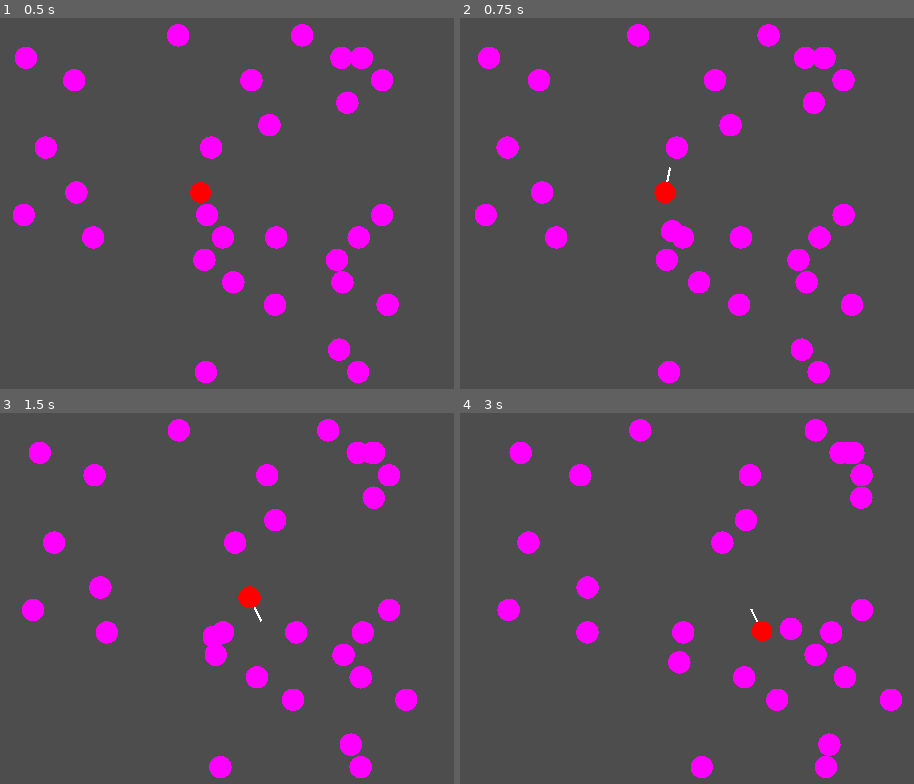
Above: before the commit, frames 1-4 (two rows, left to right).
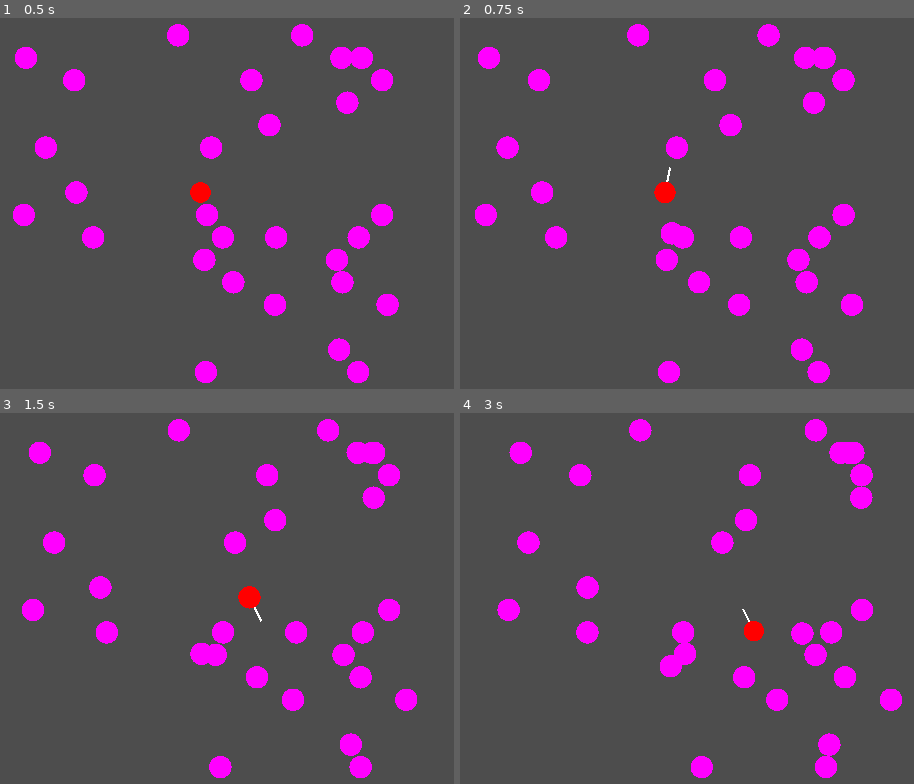
Above: after the commit, the same moments.

Repository: ralabate/cylinder-sorcerer
Game: Godot game, scene res://main.tscn
Same seed, same stepped clock (60 frames per second), same inputs: the game is played once before the commit and once after it.
Inputs:
- Up to frame 1 (0.5 s): no input
- Up to frame 2 (0.75 s): hold D from 0.53 s (still down); hold J from 0.53 s (still down)
- Up to frame 3 (1.5 s): release D at 1.28 s; release J at 1.28 s; hold S from 1.28 s (still down); tap J at 1.35 s
- Up to frame 4 (3 s): release S at 2.03 s; hold D 2.03-2.78 s; hold J 2.03-2.78 s; hold W from 2.78 s (still down); tap J at 2.85 s

Frame 1 is identical in both runs. In frame 2, less than 0.1% of the frame differs, in the area x 44-49%, y 54-62%; in frame 3, 0.3%; in frame 4, 0.8%, in the area x 44-78%, y 52-72%.

Commit message:
knockback animation

Diff:
--- a/cylinder-sorcerer/main.gd
+++ b/cylinder-sorcerer/main.gd
@@ -17,7 +17,6 @@
 const BADDIE_RADIUS = 0.5
 const BADDIE_HURT_FRAMES = 6
 const BADDIE_HP = 3
-const BADDIE_KNOCKBACK = 0.6
 
 const WRAP_X = 8
 const WRAP_Z = 8
@@ -50,6 +49,7 @@
 	var hurt_frame: int
 	var hp: int
 	var seed: float
+	var knockback_dir: Vector3
 
 	func _init(p_pos: Vector3, p_radius: float, p_color: Color):
 		self.pos = p_pos
@@ -184,39 +184,34 @@
 		if b.hurt_frame > BADDIE_HURT_FRAMES && is_overlapping(b.pos, b.radius, sword_debug.global_transform.origin, PLAYER_SWORD_DEBUG_SPHERE_SIZE) && sword_frame < PLAYER_SWORD_FRAMES:
 			b.hurt_frame = 1
 			sword.scale = Vector3(randf_range(1.5, 1.9), randf_range(1.5, 2.5), randf_range(1.5, 2.5))
-			var knockback_dir: Vector3
-			knockback_dir.x = b.pos.x - player.pos.x
-			knockback_dir.z = b.pos.z - player.pos.z
-			b.pos += knockback_dir.normalized() * BADDIE_KNOCKBACK
+			b.knockback_dir.x = b.pos.x - player.pos.x
+			b.knockback_dir.z = b.pos.z - player.pos.z
+			b.knockback_dir - b.knockback_dir.normalized()
 
 		match b.hurt_frame:
 			1:
 				b.mesh_instance.get_active_material(0).albedo_color = Color.WHITE
-				b.mesh_instance.scale = Vector3(0.8 ,0.8, 0.8)
-				b.pos.x += randf_range(-0.09, 0.09)
-				b.pos.z += randf_range(-0.09, 0.09)
+				b.mesh_instance.scale = Vector3(1.5, 1.5, 1.5)
+				b.pos += b.knockback_dir * 0.25
 			2:
 				b.mesh_instance.get_active_material(0).albedo_color = Color.BLACK
-				b.mesh_instance.scale = Vector3(1.1, 1.1, 1.1)
-				b.pos.x += randf_range(-0.09, 0.09)
-				b.pos.z += randf_range(-0.09, 0.09)
+				b.mesh_instance.scale = Vector3(1.3, 1.3, 1.3)
+				b.pos += b.knockback_dir * 0.22
 			3:
 				b.mesh_instance.get_active_material(0).albedo_color = Color.BLACK
-				b.mesh_instance.scale = Vector3(1.15, 1.15, 1.15)
-				b.pos.x += randf_range(-0.09, 0.09)
-				b.pos.z += randf_range(-0.09, 0.09)
+				b.mesh_instance.scale = Vector3(1.2, 1.2, 1.2)
+				b.pos += b.knockback_dir * 0.20
 			4:
 				b.mesh_instance.get_active_material(0).albedo_color = Color.WHITE
-				b.mesh_instance.scale = Vector3(1.2, 1.2, 1.2)
-				b.pos.x += randf_range(-0.09, 0.09)
-				b.pos.z += randf_range(-0.09, 0.09)
-
+				b.mesh_instance.scale = Vector3(1.1, 1.1, 1.1)
+				b.pos += b.knockback_dir * 0.10
+			5:
+				b.mesh_instance.get_active_material(0).albedo_color = Color.WHITE
+				b.mesh_instance.scale = Vector3(1.1, 1.1, 1.1)
+				b.pos += b.knockback_dir * 0.05
 			_ when b.hurt_frame < BADDIE_HURT_FRAMES:
 				b.mesh_instance.get_active_material(0).albedo_color = Color.WHITE
 				b.mesh_instance.scale = Vector3(1, 1, 1)
-				b.pos.x += randf_range(-0.09, 0.09)
-				b.pos.z += randf_range(-0.09, 0.09)
-
 			_ when b.hurt_frame == BADDIE_HURT_FRAMES:
 				b.mesh_instance.get_active_material(0).albedo_color = Color.MAGENTA
 				b.mesh_instance.scale = Vector3(1, 1, 1)
@@ -225,6 +220,14 @@
 					b.mesh_instance.hide()
 					sword_frame = PLAYER_SWORD_FRAMES
 
+		# DEBUG
+		# DEBUG
+		# DEBUG
+		b.mesh_instance.get_active_material(0).albedo_color = Color.MAGENTA
+		# DEBUG
+		# DEBUG
+		# DEBUG
+
 		if b.hurt_frame > BADDIE_HURT_FRAMES:
 			b.pos.x += b.seed * BADDIE_SPEED * sin(0.01 * frame + b.seed)
 
